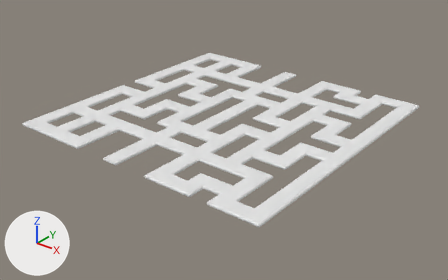
A saved change to the glTF model preprocessing/public/mesh/level1.glb.
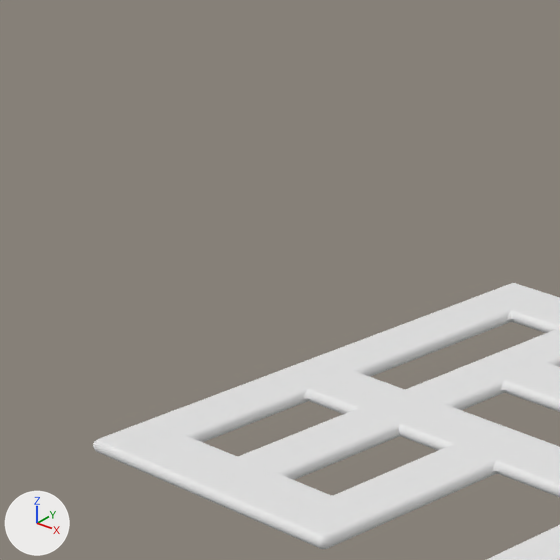
The first picture shows the older version from a 50 mm lens placed at (29.3, -18.9, 14.8), pointed at (8.3, 7.4, -1.5). The close-ups show both versions on the part from 0% to 30% of the width and 6% to 54% of the height of that picture; other places that the commit changed are outside them. Lighting does not change. The marker at lower left points along +X, +Y and +Z. The close-ups show mesh edges as thin lines. Where no turn or scale is listed for an object, it has been applied to the vertices.

The older version as bpy lines, for what is in view:
```python
me_cube_001 = bpy.data.meshes.new('Cube.001')
me_cube_001.from_pydata(...)  # 11388 vertices, 23372 faces; spans x -0.5..16.5, y -0.5..16.5, z -0.2..0.0
ob_cube = bpy.data.objects.new('Cube', me_cube_001)
ob_cube.location = (0.0, 0.0, 0.0)
```
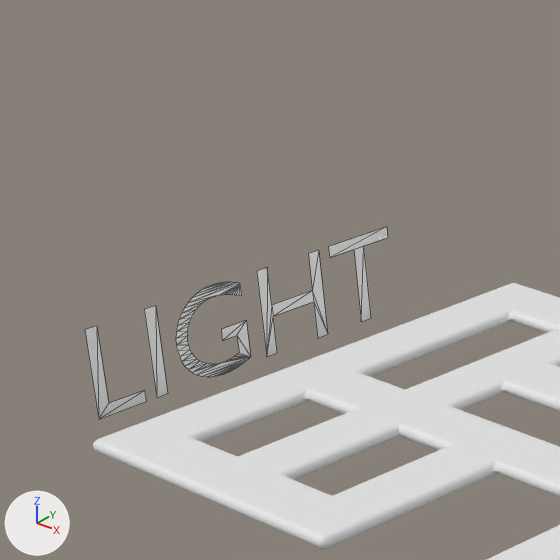
Boxes [x1, y1, x2, y2] around the edits, measured in the close-ups (560 x 560 px):
'Text', added: after [85, 227, 388, 419]

Diff of the bpy script that builds the scene:
```diff
--- a/preprocessing/public/mesh/level1.glb.py
+++ b/preprocessing/public/mesh/level1.glb.py
@@ me_text @@
+me_text.from_pydata(...)  # 132 vertices, 122 faces; spans x 0.0, y -2.67..2.78, z -0.02..1.38
@@ ob_text @@
+ob_text = bpy.data.objects.new('Text', me_text)
+ob_text.location = (-1.0, 2.67, 0.0)
```
